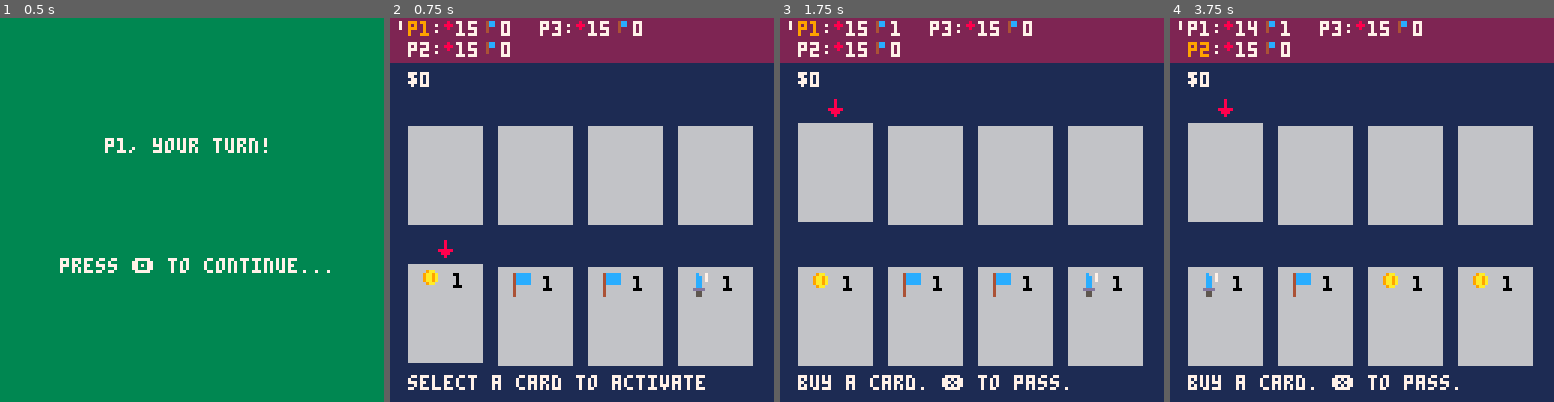
Above: before the commit, frames 1-4 (left to right).
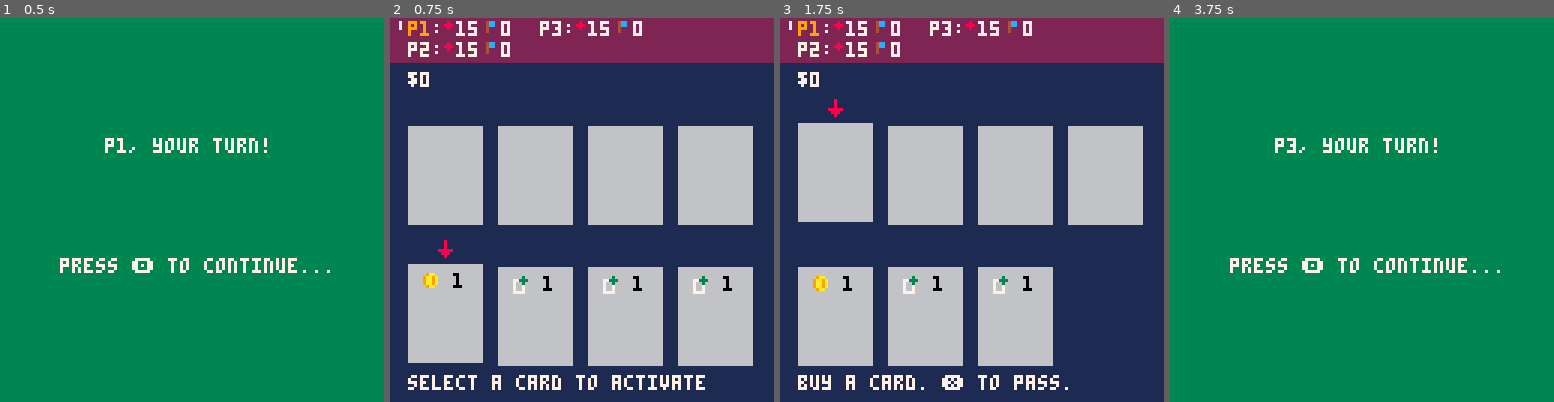
Above: after the commit, the same moments.

Repository: camden/minidom
Game: PICO-8 cartridge dom.p8
Two runs of this game, one before a commit and one after it. Both use one fixed random seed, a clock stepped at 60 frames per second and the inputs below.
Inputs:
- Up to frame 1 (0.5 s): tap X (X key) at 0.33 s
- Up to frame 2 (0.75 s): tap O (Z key) at 0.7 s
- Up to frame 3 (1.75 s): tap X (X key) at 1.07 s; hold Right from 1.6 s (still down); tap O (Z key) at 1.7 s
- Up to frame 4 (3.75 s): tap X (X key) at 1.85, 2.97 s; release Right at 2.1 s; tap O (Z key) every 0.4 s from 2.1 to 3.7 s; hold Right 2.47-3.03 s; hold Left 3.08-3.58 s

Frame 1 is identical in both runs. In frame 2, 0.7% of the frame differs, in the area x 8-83%, y 65-73%; in frame 3, 5.6%; in frame 4, 100%, in the area x 0-100%, y 0-100%.

Commit message:
spend cards now

Diff:
--- a/dom.p8
+++ b/dom.p8
@@ -33,6 +33,9 @@
 }
 
 effect_types = {
+  draw_cards = {
+    spr_num = 9
+  },
   gold = {
     spr_num = 6
   },
@@ -260,6 +263,11 @@
   local cr_status = costatus(cur_card_activation)
 
   if cr_status == 'dead' then
+
+    -- spend the card!
+    del(cur_hand(), cur_active_card)
+    add(cur_discard_pile(), cur_active_card)
+
     cur_card_activation = nil
     cur_active_card_effect_num = nil
     cur_active_card = nil
@@ -303,21 +311,36 @@
         players[i].health -= fx.value
       end
     end
+  elseif fx.kind == effect_types.draw_cards then
+    do_effect_draw_cards()
   elseif fx.kind == effect_types.attack_one then
-    selected_index = 1
-    cur_selection_kind = selection.players
-    status_msg = 'select a player. deal ' .. fx.value .. ' dmg.'
-    yield()
-    players[selected_index].health -= fx.value
-    status_msg = 'dealt ' .. fx.value .. ' dmg to p' .. selected_index
+    do_effect_attack_one()
   elseif fx.kind == effect_types.heal then
-    selected_index = 1
-    cur_selection_kind = selection.players
-    status_msg = 'select a player. heal ' .. fx.value .. ' dmg.'
-    yield()
-    players[selected_index].health += fx.value
-    status_msg = 'restored ' .. fx.value .. ' health to p' .. selected_index
-  end
+    do_effect_heal()
+  end
+end
+
+function do_effect_draw_cards()
+  -- skip for now
+  return
+end
+
+function do_effect_attack_one()
+  selected_index = 1
+  cur_selection_kind = selection.players
+  status_msg = 'select a player. deal ' .. fx.value .. ' dmg.'
+  yield()
+  players[selected_index].health -= fx.value
+  status_msg = 'dealt ' .. fx.value .. ' dmg to p' .. selected_index
+end
+
+function do_effect_heal()
+  selected_index = 1
+  cur_selection_kind = selection.players
+  status_msg = 'select a player. heal ' .. fx.value .. ' dmg.'
+  yield()
+  players[selected_index].health += fx.value
+  status_msg = 'restored ' .. fx.value .. ' health to p' .. selected_index
 end
 
 function buy_card(card)
@@ -399,14 +422,21 @@
   local gold_fx = make_effect(effect_types.gold, 1)
   local points_fx = make_effect(effect_types.points, 1)
   local attack_one_fx = make_effect(effect_types.attack_one, 1)
-
-  add_cards(make_card(gold_fx), 2, player)
-  add_cards(make_card(points_fx), 2, player)
-  add_cards(make_card(attack_one_fx), 1, player)
+  local cards_fx = make_effect(effect_types.draw_cards, 1)
+
+  add_cards(make_card(gold_fx), 1, player)
+  add_cards(make_card(points_fx), 1, player)
+  add_cards(make_card(attack_one_fx), 0, player)
+  add_cards(make_card(cards_fx), 3, player)
 end
 
 function add_cards(card, amount, player)
   assert(amount >= 0, 'amount must be >= 0')
+
+  if amount == 0 then
+    return
+  end
+
   for i = 1,amount do
     add(player.deck, card)
   end
@@ -725,13 +755,13 @@
 end
 
 __gfx__
-00000000008000000c00700000880000080000000700000009aa00004ccccc004cc0000000000000000000000000000000000000000000000000000000000000
-00000000008000000cc070000088000088800000070000009aa9a0004ccccc004cc0000000000000000000000000000000000000000000000000000000000000
-00700700008000000cc070008888880008000000070000009aa9a0004ccccc004000000000000000000000000000000000000000000000000000000000000000
-00077000888880000cc000008888880000000000000000009aa9a0004ccccc004000000000000000000000000000000000000000000000000000000000000000
-00077000088800000cc0000000880000000000000000000009aa0000400000000000000000000000000000000000000000000000000000000000000000000000
-0070070000800000dddd000000880000000000000000000000000000400000000000000000000000000000000000000000000000000000000000000000000000
-00000000000000000550000000000000000000000000000000000000400000000000000000000000000000000000000000000000000000000000000000000000
+00000000008000000c007000008800000800000007000000000000004ccccc004cc0000000000000000000000000000000000000000000000000000000000000
+00000000008000000cc0700000880000888000000700000009aa00004ccccc004cc0000000030000000000000000000000000000000000000000000000000000
+00700700008000000cc070008888880008000000070000009aa9a0004ccccc004000000077333000000000000000000000000000000000000000000000000000
+00077000888880000cc000008888880000000000000000009aa9a0004ccccc004000000076630000000000000000000000000000000000000000000000000000
+00077000088800000cc000000088000000000000000000009aa9a000400000000000000076670000000000000000000000000000000000000000000000000000
+0070070000800000dddd000000880000000000000000000009aa0000400000000000000076670000000000000000000000000000000000000000000000000000
+00000000000000000550000000000000000000000000000000000000400000000000000077770000000000000000000000000000000000000000000000000000
 00000000000000000550000000000000000000000000000000000000400000000000000000000000000000000000000000000000000000000000000000000000
 00000000000000000c08080000000000000000000000000000000000000000000000000000000000000000000000000000000000000000000000000000000000
 00000000000000000cc0800000000000000000000000000000000000000000000000000000000000000000000000000000000000000000000000000000000000
